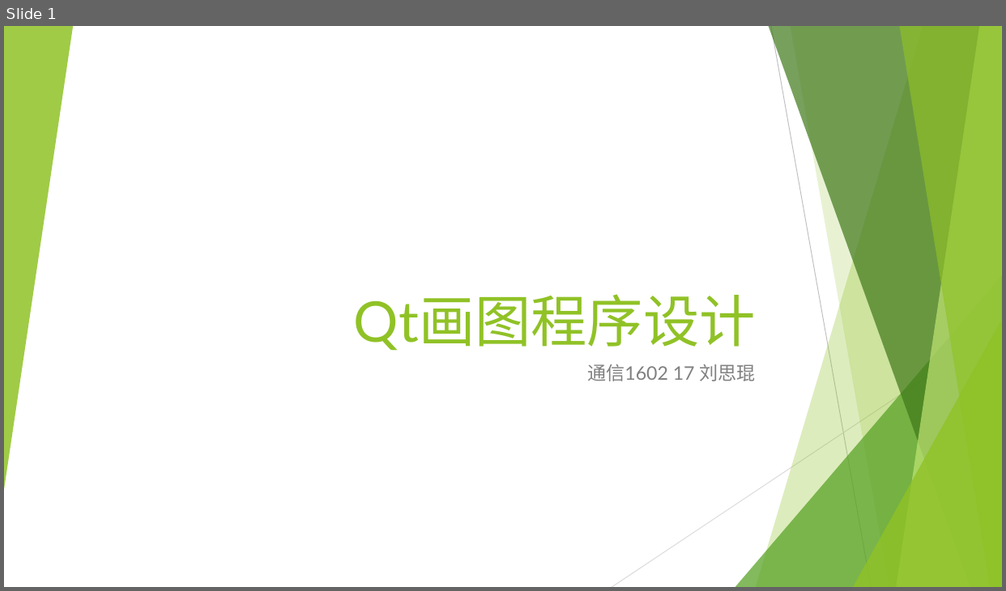
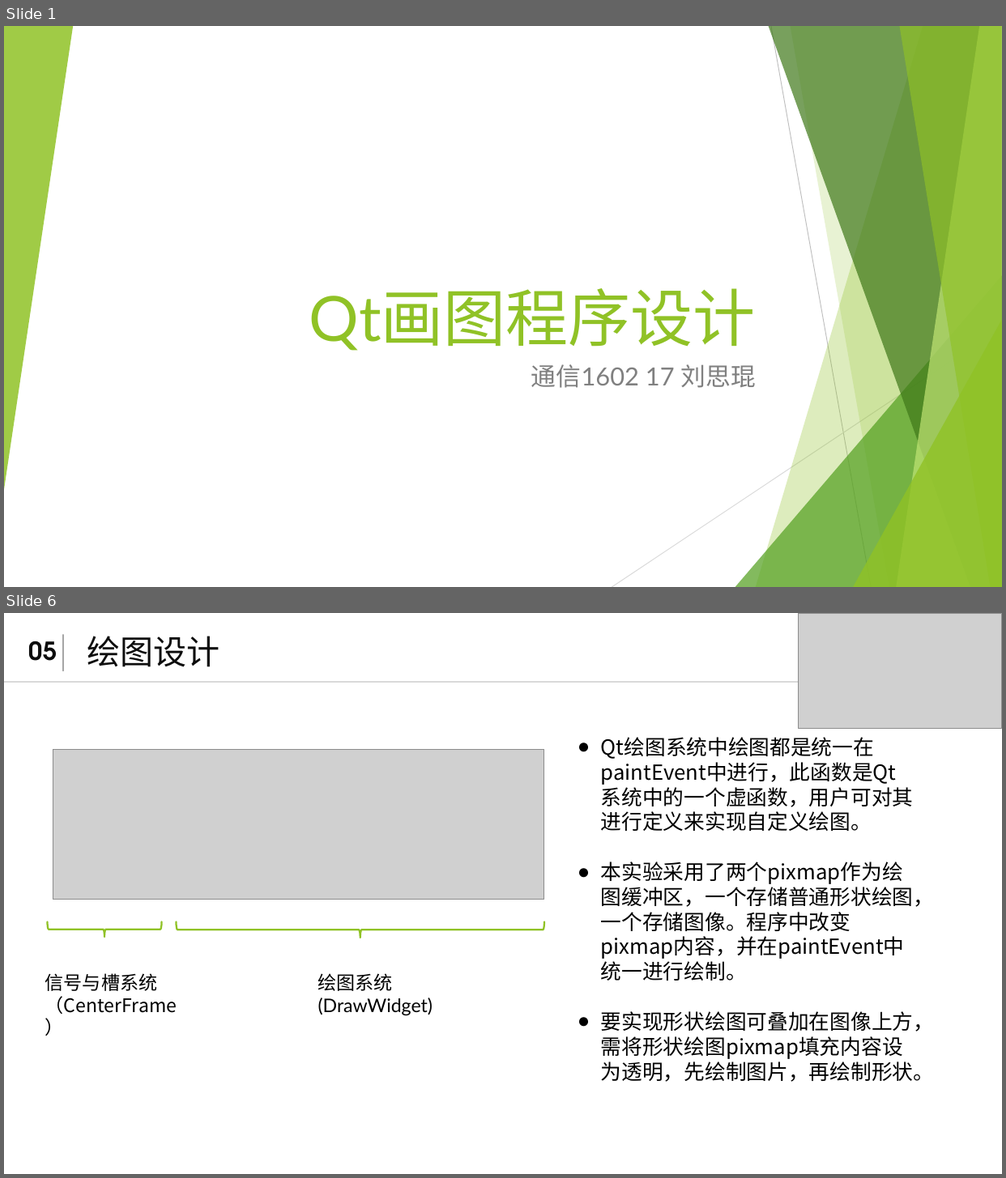
Before and after one commit to 1580994065/Qt_2018_FALL_Homework, a slide deck: lab02/lab02.pptx. Shown one above the other, each under a label of ours: slide 1 before the commit, slides 1 and 6 after it; the slides between them are not shown. The pictures are 1006x591 and 1006x1178 pixels, drawn with LibreOffice and Linux fonts; fonts in the diff are those of the drawing; grey boxes stand for pictures. Boxes give left, top, right and bottom in pixels: in the first picture for what was removed or moved away, otherwise in the second. Text is boxed around its words. In the diff, an @@ line names an element or a change of style, - is before the commit and + after.

```diff
--- a/lab02/lab02.pptx
+++ b/lab02/lab02.pptx
@@ slide 6 added at [4,613,1002,1174], background #FFFFFF @@
@@ line added from (63, 635) to (63, 671), #A6A6A6 1 pt @@
@@ free added at [87,631,299,671], 32 pt, text #0D0D0D @@
+绘图设计
@@ picture added at [799,614,1002,728] @@
@@ text added at [29,641,57,661], 24 pt, text #0D0D0D, bold @@
+05
@@ line added from (4, 682) to (1002, 682), #D9D9D9 1.5 pt @@
@@ picture added at [53,749,544,900] @@
@@ text added at [601,758,934,1082], 20 pt, text #000000 @@
+● Qt绘图系统中绘图都是统一在paintEvent中进行，此函数是Qt系统中的一个虚函数，用户可对其进行定义来实现自定义绘图。
+● 本实验采用了两个pixmap作为绘图缓冲区，一个存储普通形状绘图，一个存储图像。程序中改变pixmap内容，并在paintEvent中统一进行绘制。
+● 要实现形状绘图可叠加在图像上方，需将形状绘图pixmap填充内容设为透明，先绘制图片，再绘制形状。
@@ left brace added at [47,922,162,938], outline #90C226 1.75 pt @@
@@ left brace added at [176,922,544,938], outline #90C226 1.75 pt @@
@@ text added at [45,973,177,1014], 18 pt, text #000000 @@
+信号与槽系统（CenterFrame）
@@ text added at [318,973,433,1016], 18 pt, text #000000 @@
+绘图系统
+(DrawWidget)
@@ slide 1 changed as well @@
@@ title "Qt画图程序设计" at [309,288,756,351]: size 54 to 60 pt @@
@@ subtitle "通信1602 17 刘思琨" at [531,365,755,388]: size 18 to 24 pt @@
```
Also in this commit, not shown: 7 other slides added, 1 slide removed, 3 other files.
